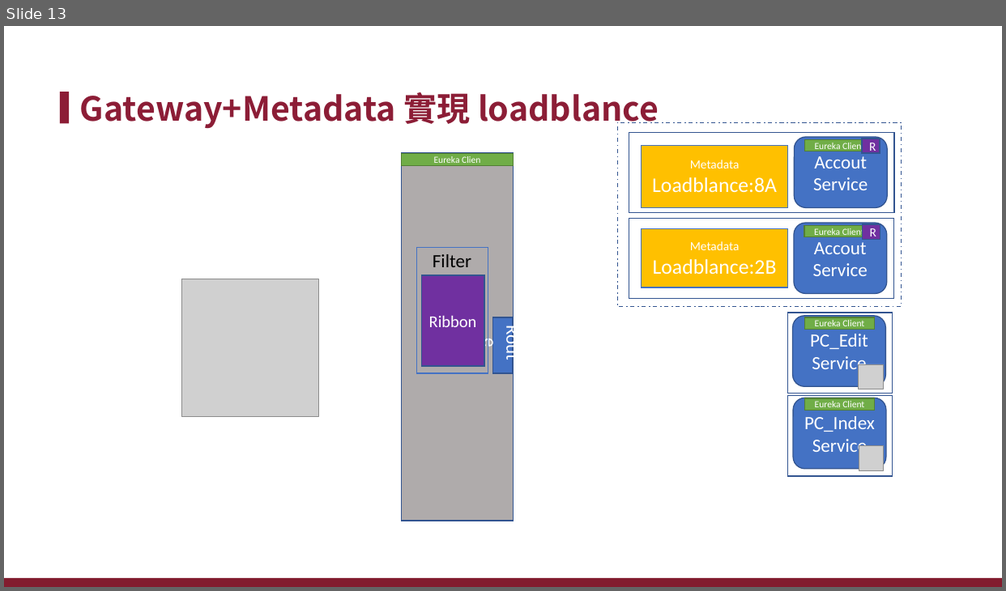
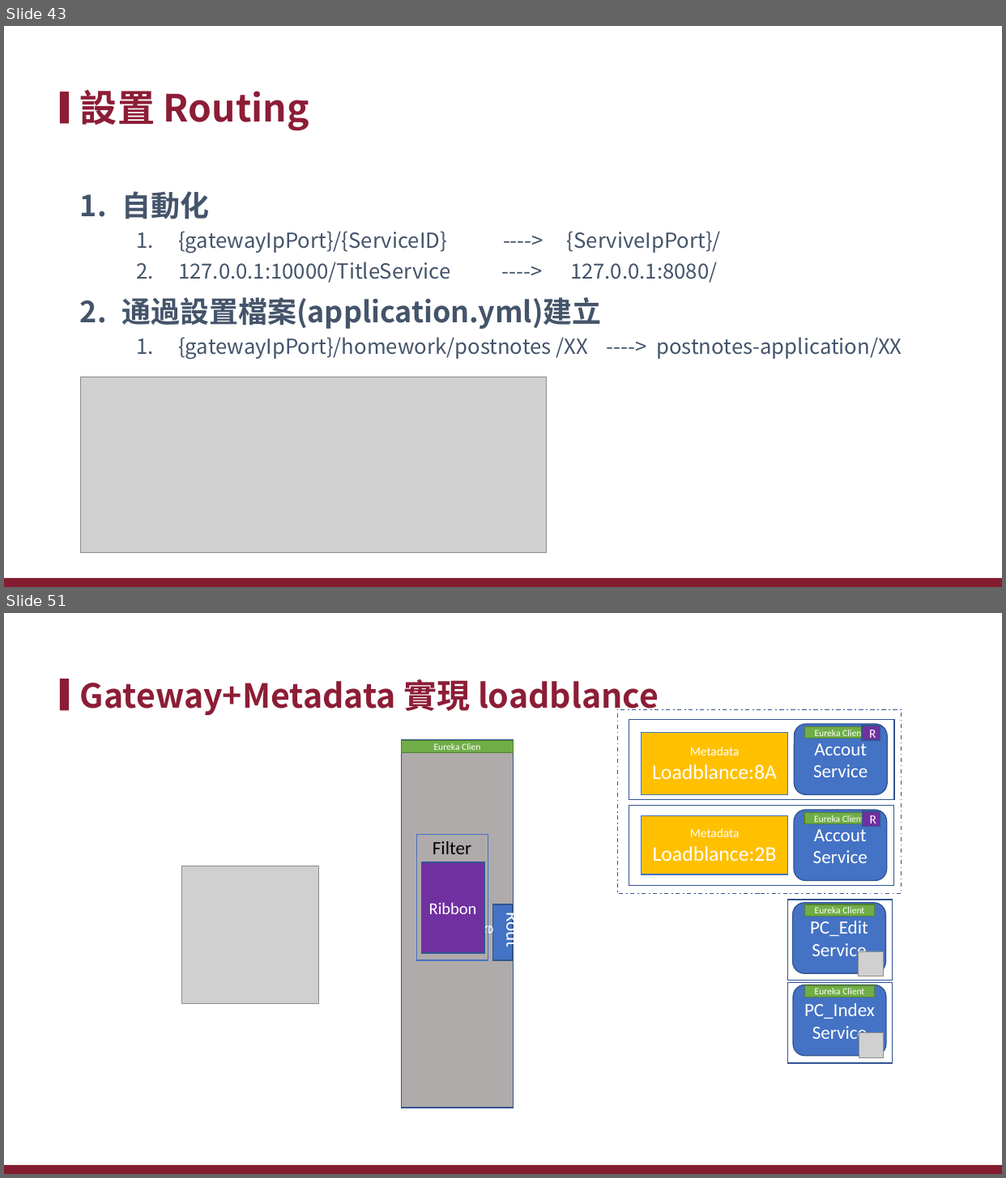
Before and after one commit to xiauchen/3__EurekaAndZuul, a slide deck: EurekaAndZuul.pptx. Shown one above the other, each under a label of ours: slide 13 before the commit, slides 43 and 51 after it; the slides between them are not shown. The pictures are 1006x591 and 1006x1178 pixels, drawn with LibreOffice and Linux fonts; fonts in the diff are those of the drawing; grey boxes stand for pictures; background and template pictures are left out. Boxes give left, top, right and bottom in pixels: in the first picture for what was removed or moved away, otherwise in the second. Text is boxed around its words. In the diff, an @@ line names an element or a change of style, - is before the commit and + after.

```diff
--- a/EurekaAndZuul.pptx
+++ b/EurekaAndZuul.pptx
@@ slide 43 added at bbox=[4, 26, 1002, 587], background #FFFFFF; not listed: 2 template elements that a slide beside it also shows @@
@@ title added at bbox=[80, 89, 309, 131], 36 pt, text #8C1D36, bold @@
+設置 Routing
@@ text added at bbox=[122, 191, 901, 360], 20 pt, text #44546A @@
+1. 自動化
+  1. {gatewayIpPort}/{ServiceID} ----> {ServiveIpPort}/
+  2. 127.0.0.1:10000/TitleService ----> 127.0.0.1:8080/
+2. 通過設置檔案(application.yml)建立
+  1. {gatewayIpPort}/homework/postnotes /XX ----> postnotes-application/XX
@@ picture added at bbox=[80, 378, 547, 554] @@
@@ what was slide 13 is now slide 51 @@
```
Also in this commit, not shown: 12 slides changed, 49 other slides added, 6 slides removed, 12 other files.
